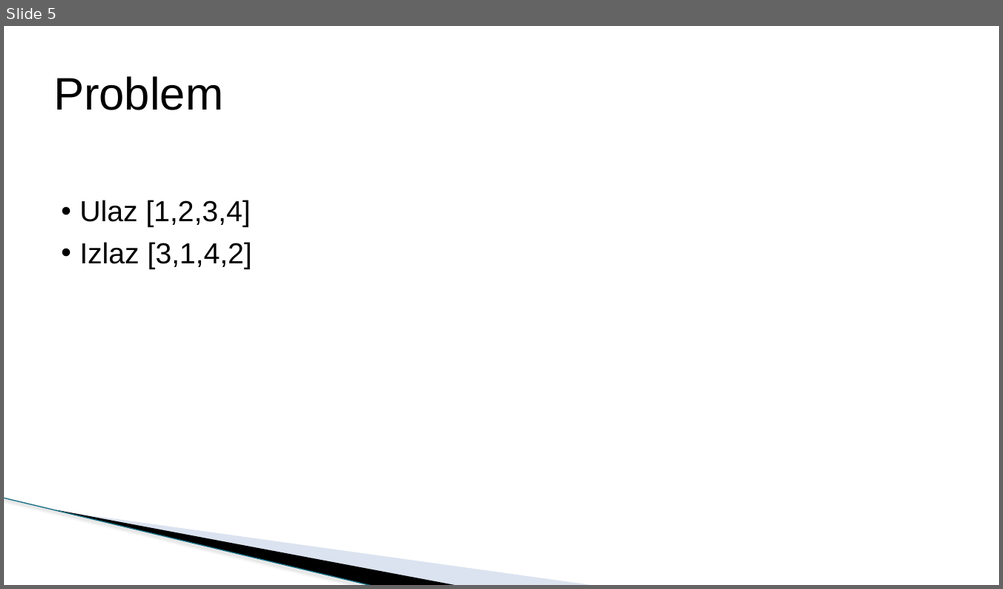
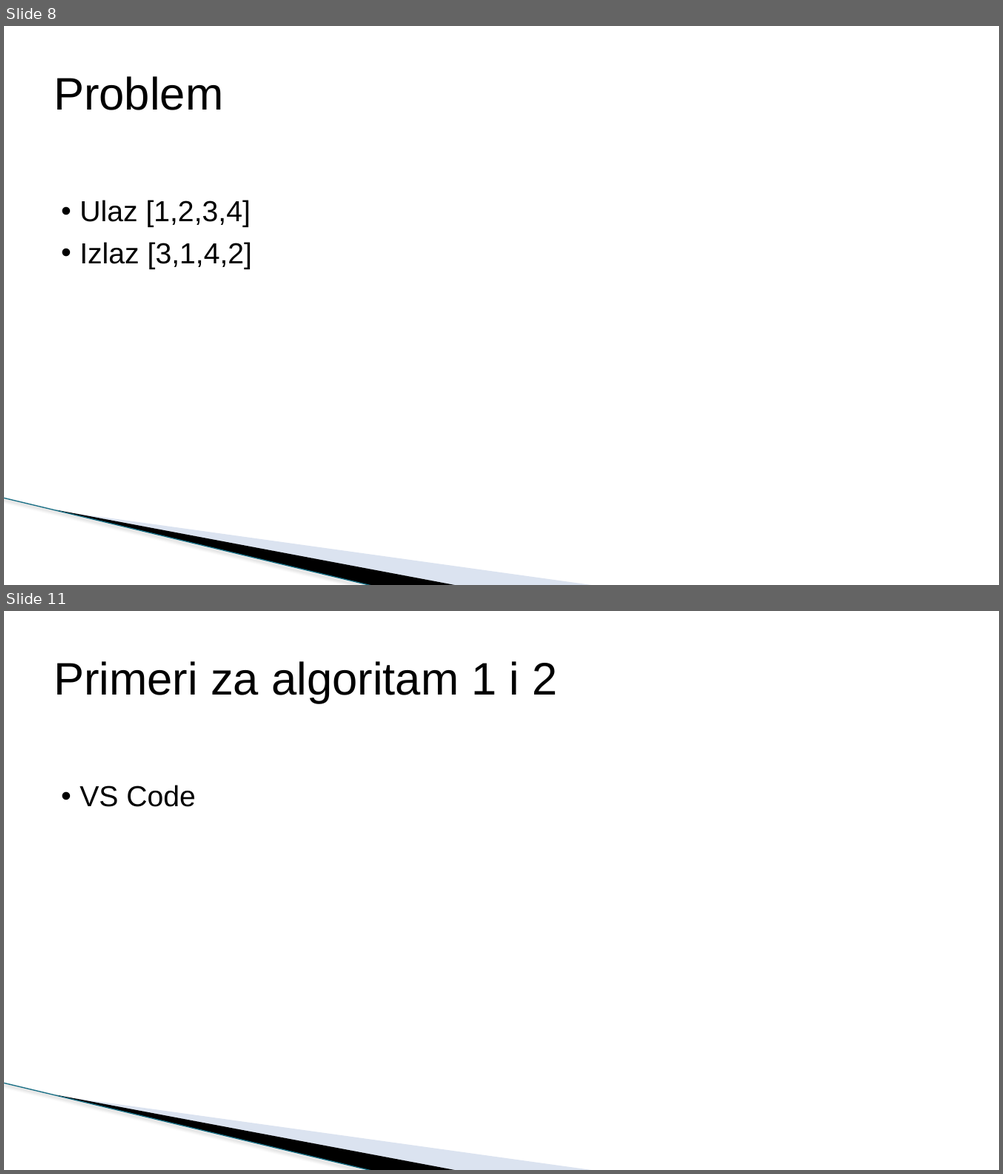
Before and after one commit to todalexcode/kurs-front-end, a slide deck: sesija-16/PPT/Front-End Developer-16.pptx. Shown one above the other, each under a label of ours: slide 5 before the commit, slides 8 and 11 after it; the slides between them are not shown. The pictures are 1003x589 and 1003x1174 pixels, drawn with LibreOffice and Linux fonts; fonts in the diff are those of the drawing; background and template pictures are left out. Boxes give left, top, right and bottom in pixels: in the first picture for what was removed or moved away, otherwise in the second. Text is boxed around its words. In the diff, an @@ line names an element or a change of style, - is before the commit and + after.

```diff
--- a/sesija-16/PPT/Front-End Developer-16.pptx
+++ b/sesija-16/PPT/Front-End Developer-16.pptx
@@ slide 11 added at (4,611,999,1170), background #FFFFFF; not listed: 3 template elements that a slide beside it also shows @@
@@ title added at (54,661,558,703), 44 pt, text #000000 @@
+Primeri za algoritam 1 i 2
@@ text added at (79,785,196,807), 28 pt, text #000000 @@
+• VS Code
@@ what was slide 5 is now slide 8 @@
```
Also in this commit, not shown: 1 slide changed, 6 other slides added, 1 other file.
